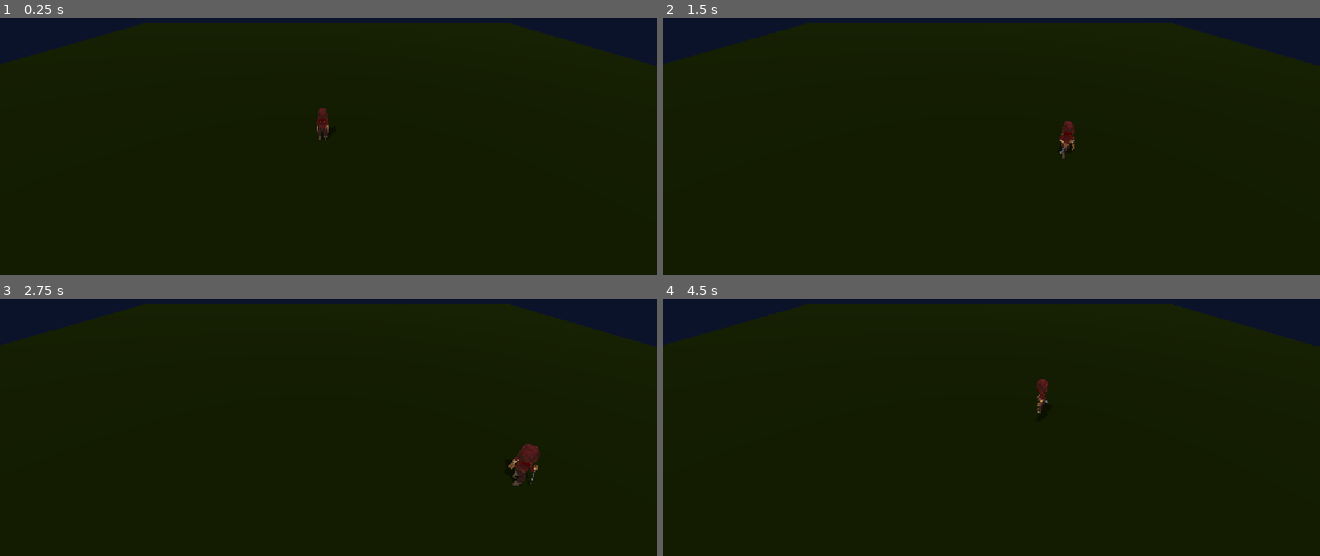
Above: before the commit, frames 1-4 (two rows, left to right).
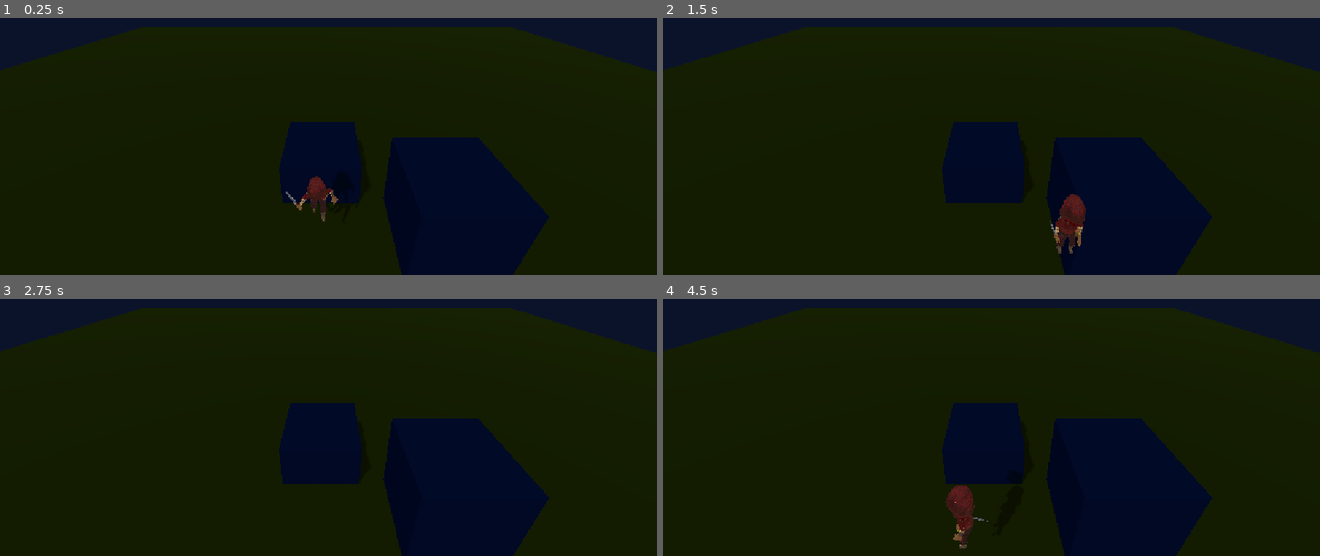
Above: after the commit, the same moments.

Repository: Anngiw/Proyectos-Talleres-Juegos
Game: Godot game, scene res://scenes/world/world.tscn
The game is run twice, just before and just after one commit, with the same random seed, the same clock (stepped at 60 frames per second) and the same inputs.
Inputs:
- Up to frame 1 (0.25 s): no input
- Up to frame 2 (1.5 s): hold D (move_right) 0.53-1.28 s; tap Space (saltar) at 0.6, 0.77, 1.07, 1.35 s; hold S (move_down) from 1.28 s (still down)
- Up to frame 3 (2.75 s): tap Space (saltar) at 1.52, 1.82, 2.1 s; release S (move_down) at 2.03 s; hold D (move_right) from 2.03 s (still down)
- Up to frame 4 (4.5 s): release D (move_right) at 2.78 s; hold W (move_up) 2.78-3.53 s; tap Space (saltar) at 2.85, 3.02, 3.32, 3.6, 3.77, 4.07, 4.35 s; hold A (move_left) from 3.53 s (still down)

The runs differ from the first frame. In frame 1, 16% of the frame differs, in the area x 0-100%, y 1-100%; in frame 2, 16%; in frame 3, 16%; in frame 4, 17%.

Commit message:
T7 N1 - Tarea A - rapidez y salto por altura, y Push origin

Diff:
--- a/scenes/world/world.tscn
+++ b/scenes/world/world.tscn
@@ -19,6 +19,12 @@
 [sub_resource type="BoxMesh" id="BoxMesh_dphjl"]
 material = SubResource("StandardMaterial3D_4rhad")
 size = Vector3(60, 1, 60)
+
+[sub_resource type="BoxShape3D" id="BoxShape3D_8dto7"]
+size = Vector3(3, 3, 3)
+
+[sub_resource type="BoxMesh" id="BoxMesh_qc24j"]
+size = Vector3(3, 3, 3)
 
 [node name="World" type="Node3D" unique_id=1399488168]
 
@@ -43,7 +49,28 @@
 shape = SubResource("BoxShape3D_xepy2")
 
 [node name="MeshInstance3D" type="MeshInstance3D" parent="Floor" unique_id=743113685]
+transform = Transform3D(1, 0, 0, 0, 1, 0, 0, 0, 1, -0.007047653, -0.49365455, -0.01290226)
 mesh = SubResource("BoxMesh_dphjl")
 
 [node name="Personaje" parent="." unique_id=1837990298 instance=ExtResource("2_personaje")]
-transform = Transform3D(1, 0, 0, 0, 1, 0, 0, 0, 1, 0, 0.5, 0)
+transform = Transform3D(1, 0, 0, 0, 1, 0, 0, 0, 1, 0, 0.5, 5.385372)
+prueba = 4
+accion_prueba = "saltar"
+
+[node name="Plataforma3" type="StaticBody3D" parent="." unique_id=485200372]
+transform = Transform3D(1, 0, 0, 0, 1, 0, 0, 0, 1, 4, 1.5481188, 4.752162)
+
+[node name="CollisionShape3D" type="CollisionShape3D" parent="Plataforma3" unique_id=1562082648]
+shape = SubResource("BoxShape3D_8dto7")
+
+[node name="MeshInstance3D" type="MeshInstance3D" parent="Plataforma3" unique_id=337233874]
+mesh = SubResource("BoxMesh_qc24j")
+
+[node name="Plataforma4" type="StaticBody3D" parent="." unique_id=774648528]
+transform = Transform3D(1, 0, 0, 0, 1, 0, 0, 0, 1, 0, 0.35, 2)
+
+[node name="CollisionShape3D" type="CollisionShape3D" parent="Plataforma4" unique_id=171127200]
+shape = SubResource("BoxShape3D_8dto7")
+
+[node name="MeshInstance3D" type="MeshInstance3D" parent="Plataforma4" unique_id=1315180115]
+mesh = SubResource("BoxMesh_qc24j")
